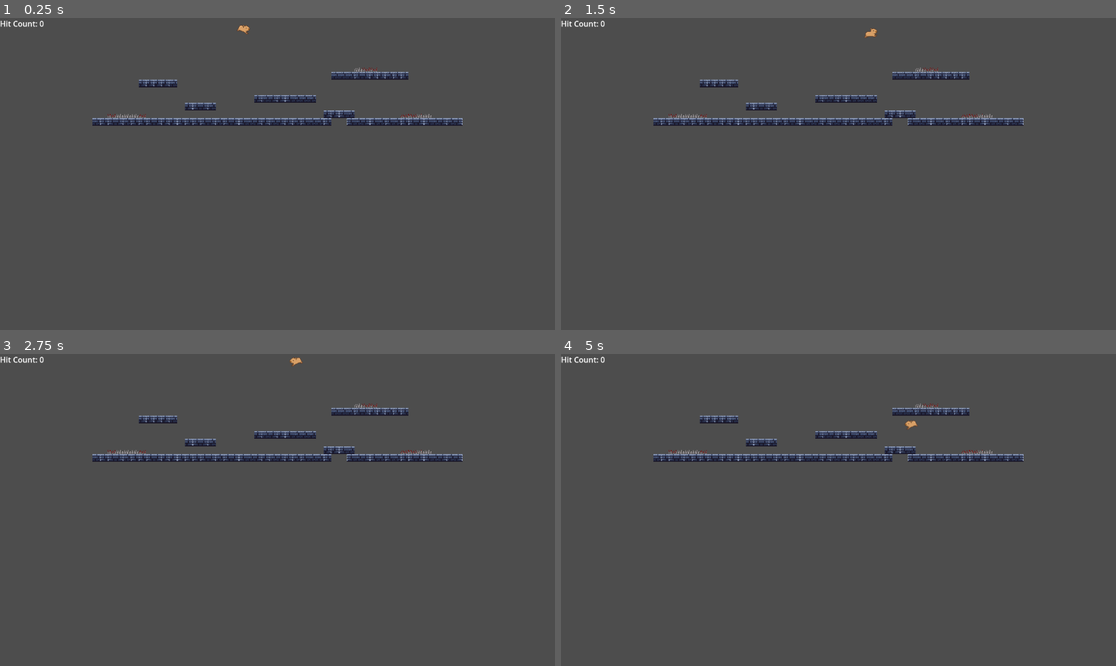
Above: before the commit, frames 1-4 (two rows, left to right).
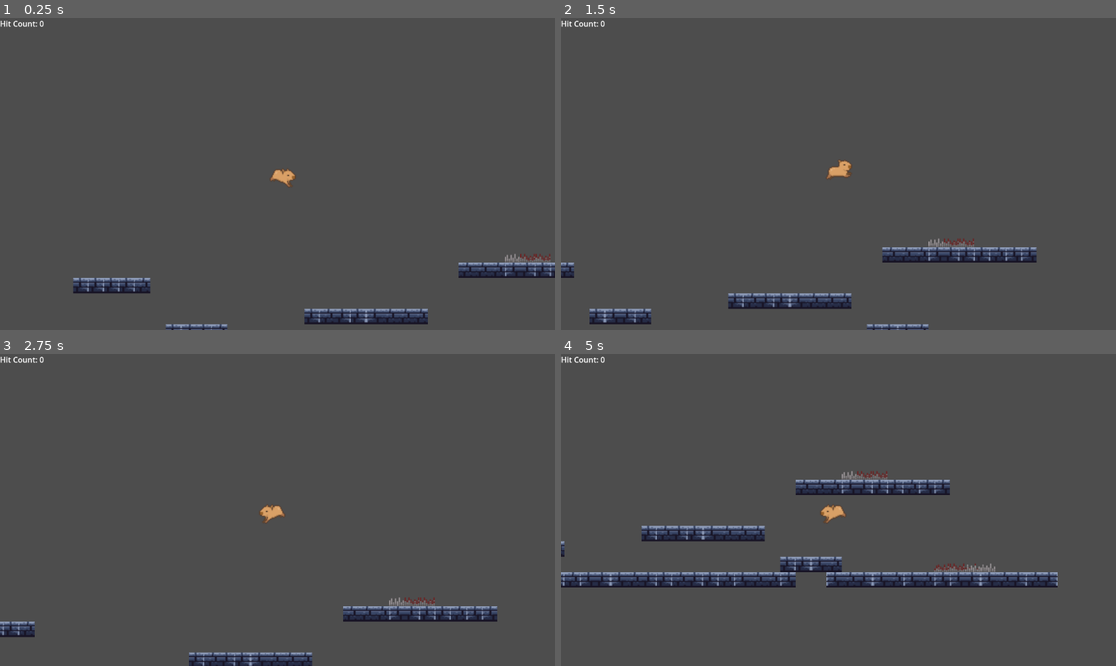
Above: after the commit, the same moments.

Repository: bilhamil/Escalator-Demo-Game
Game: Godot game, scene res://Main.tscn
Two runs of this game, one before a commit and one after it. Both use one fixed random seed, a clock stepped at 60 frames per second and the inputs below.
Inputs:
- Up to frame 1 (0.25 s): no input
- Up to frame 2 (1.5 s): hold D (Right) from 0.53 s (still down); tap Space (Jump) at 0.77 s
- Up to frame 3 (2.75 s): tap Space (Jump) at 1.52 s; release D (Right) at 2.03 s; hold A (Left) from 2.03 s (still down)
- Up to frame 4 (5 s): release A (Left) at 2.78 s; hold D (Right) 2.78-4.28 s; tap Space (Jump) at 3.02, 3.77, 4.52 s; hold A (Left) from 4.28 s (still down)

The runs differ from the first frame. In frame 1, 5.4% of the frame differs, in the area x 13-100%, y 2-100%; in frame 2, 5.8%; in frame 3, 5.2%; in frame 4, 9.4%, in the area x 0-90%, y 15-75%.

Commit message:
Add camera programatically

Diff:
--- a/Escalator/Escalator.tscn
+++ b/Escalator/Escalator.tscn
@@ -1,9 +1,10 @@
-[gd_scene load_steps=33 format=3 uid="uid://dtl0qla7fbpq2"]
+[gd_scene load_steps=34 format=3 uid="uid://dtl0qla7fbpq2"]
 
 [ext_resource type="Script" uid="uid://bfn31iyxwdx4w" path="res://Escalator/escalator.gd" id="1_ly4k6"]
 [ext_resource type="Texture2D" uid="uid://bx4srv08a8oct" path="res://Escalator/Assets/Capi resting.png" id="1_pmlx7"]
 [ext_resource type="Texture2D" uid="uid://dlqbwxd674p72" path="res://Escalator/Assets/capi jumping.png" id="2_ly4k6"]
 [ext_resource type="Texture2D" uid="uid://ygin4gnxufcq" path="res://Escalator/Assets/CAPI walking.png" id="3_j50fp"]
+[ext_resource type="AudioStream" uid="uid://b7h7drs2ioamc" path="res://Escalator/Assets/mixkit-impact-of-a-blow-2150.wav" id="5_j50fp"]
 
 [sub_resource type="AtlasTexture" id="AtlasTexture_ksona"]
 atlas = ExtResource("1_pmlx7")
@@ -253,4 +254,7 @@
 angle_max = 217.1
 color = Color(1, 0, 0, 1)
 
+[node name="AudioStreamPlayer" type="AudioStreamPlayer" parent="."]
+stream = ExtResource("5_j50fp")
+
 [connection signal="body_entered" from="Area2D" to="." method="_on_area_2d_body_entered"]
--- a/Escalator/escalator.gd
+++ b/Escalator/escalator.gd
@@ -55,7 +55,8 @@
 
 func _on_area_2d_body_entered(body: Node2D) -> void:
 	print("Ow!")
-	$CPUParticles2D.emitting = true # Replace with function body.
+	$CPUParticles2D.emitting = true
+	$AudioStreamPlayer.play() # Replace with function body.
 	beenHit.emit();
 
 func doSomething() -> void:
--- a/main.gd
+++ b/main.gd
@@ -4,6 +4,7 @@
 
 @export var escalatorScene: PackedScene
 var escalator
+var camera
 
 func _ready() -> void:
 	escalator = escalatorScene.instantiate()
@@ -12,7 +13,13 @@
 
 	escalator.connect("beenHit",_on_escalator_been_hit)
 
+	#instantiate camera
+	camera = Camera2D.new();
+	camera.zoom = Vector2(2,2);
+	escalator.add_child(camera)
+
 func _on_escalator_been_hit() -> void:
 	hitCount += 1
 	$CanvasLayer/Label.text = "Hit Count: " + str(hitCount)
+
 	#escalator.queue_free()
Not shown, added: Escalator/Assets/mixkit-impact-of-a-blow-2150.wav.import
Not shown, added: export_presets.cfg
Not shown, added: Escalator/Assets/mixkit-impact-of-a-blow-2150.wav
